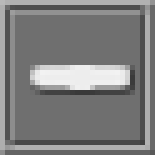
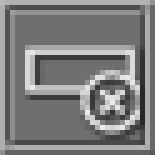
Layer changes from the first 155x155 image to the second:
added group "BorrarFila" with 1 layers above "NuevaFila" over [25, 45, 140, 135]
added layer "Capa 18" in group "BorrarFila" over [25, 45, 140, 135]
hid group "Restar" (1 layers) over [30, 65, 130, 90]
